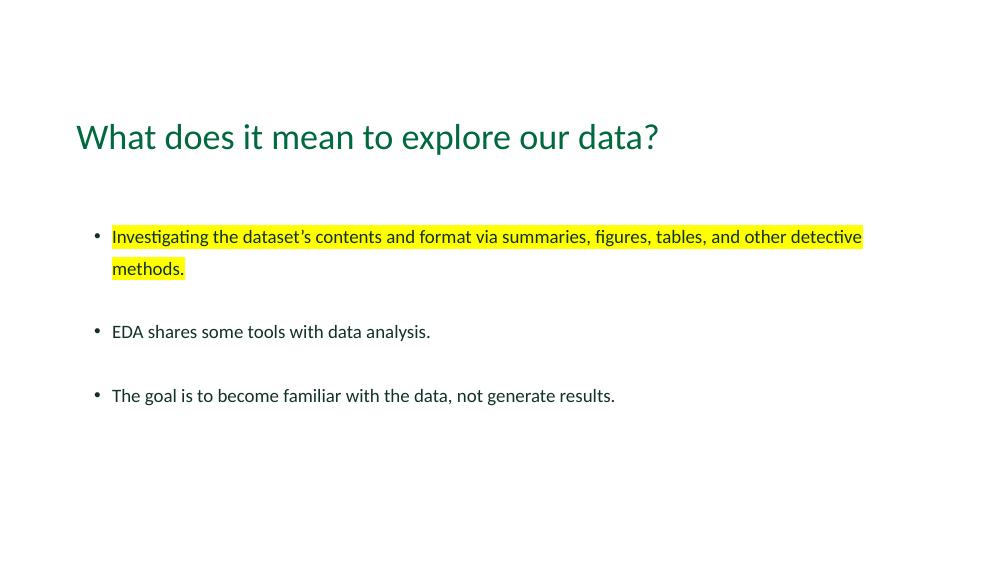
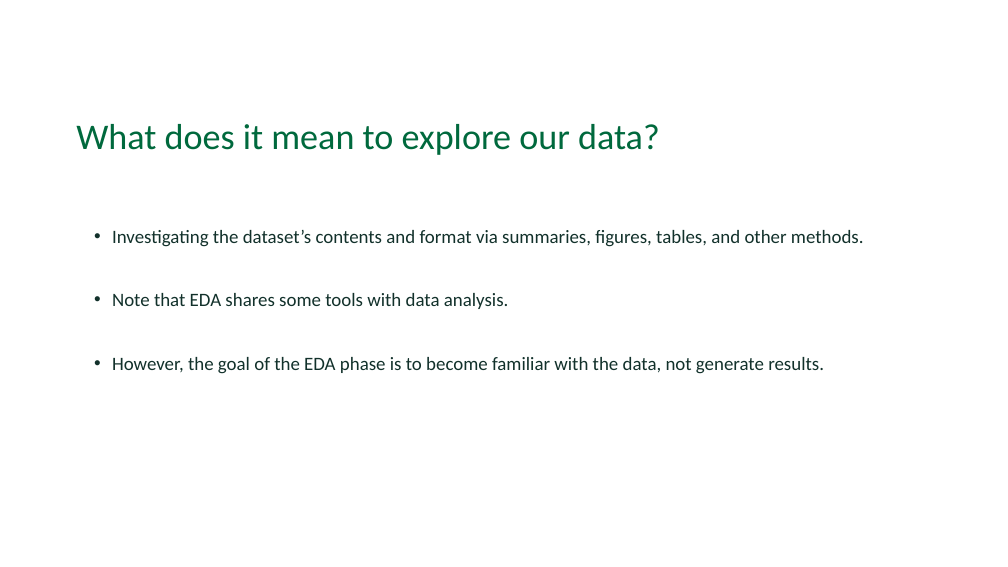
Before and after one commit to Dartmouth-Libraries/r_research-fundamentals_ws, a slide deck: slide 10 of slides/02a_Exploratory-Data-Analysis_EDA.pptx. Drawn at 1008x567 pixels with LibreOffice and Linux fonts; fonts in the diff are those of the drawing; background and template pictures are left out. Boxes give left, top, right and bottom in pixels: in the first picture for what was removed or moved away, otherwise in the second. Text is boxed around its words. In the diff, an @@ line names an element or a change of style, - is before the commit and + after.

Commit message:
2a EDA slide updates

```diff
--- a/slides/02a_Exploratory-Data-Analysis_EDA.pptx
+++ b/slides/02a_Exploratory-Data-Analysis_EDA.pptx
@@ text at [112, 230, 864, 374]: text changed @@
-  • Investigating the dataset’s contents and format via summaries, figures, tables, and other detective methods.
-  • EDA shares some tools with data analysis.
-  • The goal is to become familiar with the data, not generate results.
+  • Investigating the dataset’s contents and format via summaries, figures, tables, and other methods.
+  • Note that EDA shares some tools with data analysis.
+  • However, the goal of the EDA phase is to become familiar with the data, not generate results.
```
Also in this commit, not shown: 17 other slides changed, 3 slides added, 1 slide removed.
